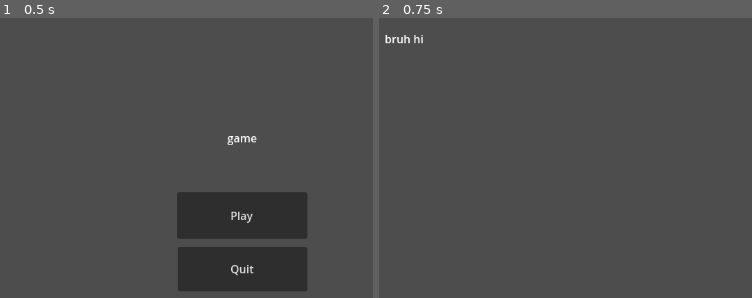
Above: before the commit, frames 1-2 (left to right).
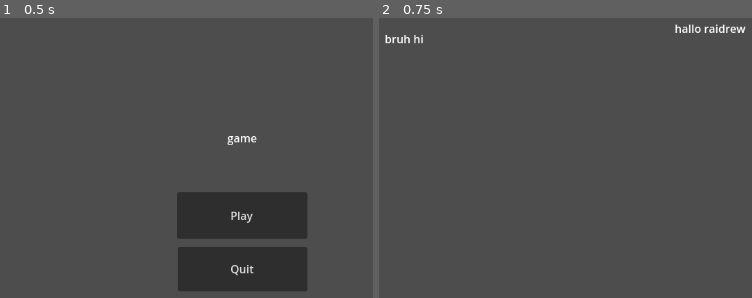
Above: after the commit, the same moments.

Repository: Andrew3369/RPGproject
Game: Godot game, scene res://main.tscn
Two runs of this game, one before a commit and one after it. Both use one fixed random seed, a clock stepped at 60 frames per second and the inputs below.
Inputs:
- Up to frame 1 (0.5 s): no input
- Up to frame 2 (0.75 s): click "Play" at 0.5 s

Frame 1 is identical in both runs. In frame 2, 0.3% of the frame differs, in the area x 79-99%, y 2-6%.

Commit message:
added label + comments for testing purposes

Diff:
--- a/main.gd
+++ b/main.gd
@@ -10,3 +10,5 @@
 	get_tree().quit()
 
 # raidrew >
+# hello my friend
+# hai.
--- a/visual_world.tscn
+++ b/visual_world.tscn
@@ -8,3 +8,10 @@
 offset_right = 685.0
 offset_bottom = 317.0
 text = "bruh hi"
+
+[node name="Label2" type="Label" parent="."]
+offset_left = 644.0
+offset_top = 67.0
+offset_right = 788.0
+offset_bottom = 156.0
+text = "hallo raidrew"
